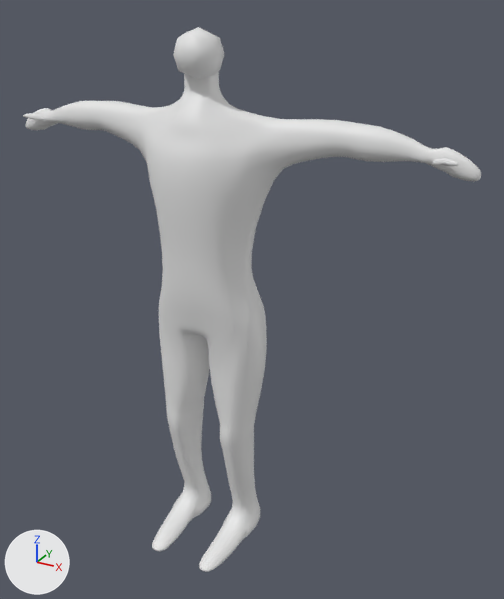
An edit to the Blender file GameAssets/BlenderFiles/HearthPlayerModel.blend, drawn before and after from the same camera.
Both versions are drawn from a 50 mm camera at (8.13, -12.53, 13.15) aimed at (0.97, 0.49, 6.64). Arrows for +X, +Y and +Z are at lower left; the lights stay in place.

Names of what the first picture shows: 'Player'.
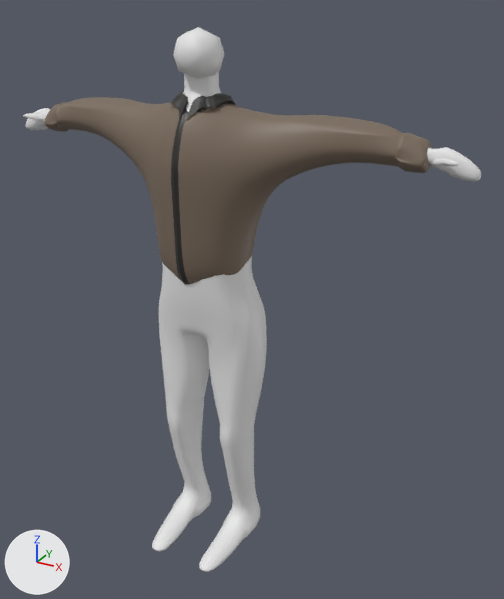
Changed parts and their boxes (x1, y1, x2, y2) in the pictures (504 x 599 px):
'Cube', added (brown)
    after: (45, 91, 431, 285)

The change, as a diff of the scene's bpy script:
```diff
--- a/GameAssets/BlenderFiles/HearthPlayerModel.blend.py
+++ b/GameAssets/BlenderFiles/HearthPlayerModel.blend.py
@@ img_browns_png @@
+img_browns_png = load_image('Browns.png', '../LowPoly Textures/Browns.png', 1600, 1200, 'sRGB')
@@ mat_material @@
+mat_material = principled_material('Material')
+mat_material.texture = img_browns_png
@@ me_cube_001 @@
+me_cube_001.from_pydata(...)  # 12135 vertices, 12207 faces; spans x -3.1..3.1, y -0.62..0.64, z -0.89..1.94
+me_cube_001.materials.append(mat_material)  # picture img_browns_png
@@ ob_cube @@
+ob_cube = bpy.data.objects.new('Cube', me_cube_001)
+ob_cube.location = (0.0, -0.02, 8.44)
+ob_cube.scale = (1.53, 1.53, 1.53)
```
